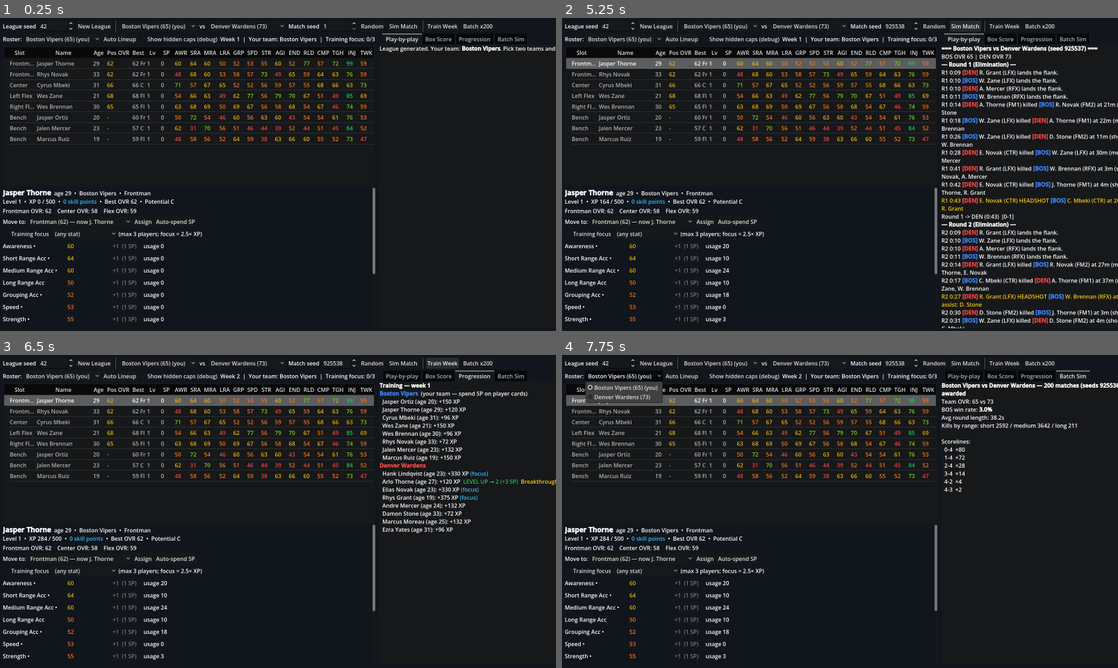
Above: before the commit, frames 1-4 (two rows, left to right).
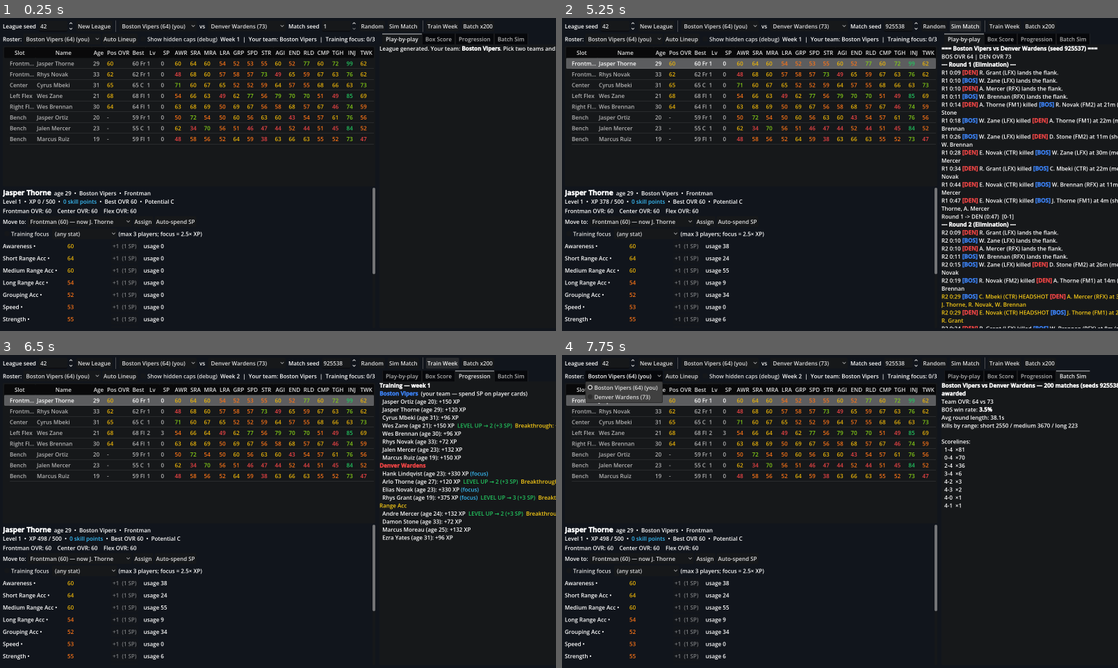
Above: after the commit, the same moments.

Repository: ncpawlak/SquadGame
Game: Godot game, scene res://scenes/main.tscn
Same seed, same stepped clock (60 frames per second), same inputs: the game is played once before the commit and once after it.
Inputs (mouse positions are in pixels of both pictures, inside the frame that each line leads up to):
- Up to frame 1 (0.25 s): no input
- Up to frame 2 (5.25 s): click "New League" at 0.5 s; click "New League" at 1.25 s; click (717, 27) at 2 s, where only the run before the commit has a clickable "Boston Vipers (65) (you)"; click (717, 27) at 2.75 s, where only the run after the commit has a clickable "Boston Vipers (64) (you)"; click "Denver Wardens (73)" at 3.5 s; click "Random" at 4.25 s; click "Sim Match" at 5 s
- Up to frame 3 (6.5 s): click "Train Week" at 5.75 s
- Up to frame 4 (7.75 s): click "Batch x200" at 6.5 s; click (623, 376) at 7.25 s, where only the run before the commit has a clickable "Boston Vipers (65) (you)"

The runs differ from the first frame. In frame 1, 0.2% of the frame differs, in the area x 8-66%, y 2-86%; in frame 2, 3.1%, in the area x 6-100%, y 2-100%; in frame 3, 1.4%; in frame 4, 0.5%.

Commit message:
Rework positional OVR weights per design feedback
Frontman: +long acc (0.5), +teamwork, composure 1.5, drop toughness.
Center: +short acc, +strength, +agility. Flex: reload 1.5, +teamwork.
Adjust generator archetypes to match.

Co-authored-by: Copilot App <223556219+Copilot@users.noreply.github.com>

Diff:
--- a/scripts/core/player_generator.gd
+++ b/scripts/core/player_generator.gd
@@ -19,15 +19,15 @@
 const ARCHETYPES := {
 	Scheme.Role.FRONTMAN: {
 		&"short_acc": 10, &"strength": 9, &"toughness": 9, &"agility": 3, &"reload": 5,
-		&"grouping": 4, &"long_acc": -10, &"medium_acc": -2, &"speed": -2, &"teamwork": -3,
+		&"grouping": 4, &"composure": 3, &"long_acc": -6, &"medium_acc": -2, &"speed": -2,
 	},
 	Scheme.Role.CENTER: {
 		&"awareness": 10, &"medium_acc": 9, &"long_acc": 8, &"teamwork": 9, &"composure": 6,
-		&"short_acc": -6, &"speed": -6, &"agility": -5, &"strength": -3,
+		&"short_acc": -3, &"speed": -6,
 	},
 	Scheme.Role.FLEX: {
 		&"speed": 11, &"agility": 10, &"endurance": 8, &"medium_acc": 4, &"short_acc": 2,
-		&"strength": -6, &"toughness": -6, &"long_acc": -4,
+		&"reload": 3, &"strength": -6, &"toughness": -6, &"long_acc": -4,
 	},
 }
 
--- a/scripts/core/scheme.gd
+++ b/scripts/core/scheme.gd
@@ -14,18 +14,19 @@
 ## OVR stat weights per role. Injury is intentionally absent until injuries are simulated.
 const ROLE_WEIGHTS := {
 	Role.FRONTMAN: {
-		&"short_acc": 3.0, &"strength": 2.0, &"toughness": 2.0, &"agility": 1.5,
-		&"reload": 1.5, &"grouping": 1.5, &"awareness": 1.0, &"composure": 1.0,
-		&"endurance": 1.0, &"medium_acc": 1.0, &"speed": 0.5,
+		&"short_acc": 3.0, &"strength": 2.0, &"agility": 1.5, &"reload": 1.5,
+		&"grouping": 1.5, &"composure": 1.5, &"awareness": 1.0, &"endurance": 1.0,
+		&"medium_acc": 1.0, &"teamwork": 1.0, &"long_acc": 0.5, &"speed": 0.5,
 	},
 	Role.CENTER: {
 		&"awareness": 3.0, &"medium_acc": 3.0, &"long_acc": 2.0, &"teamwork": 2.5,
-		&"composure": 2.0, &"grouping": 1.5, &"reload": 1.0, &"endurance": 0.5,
+		&"composure": 2.0, &"grouping": 1.5, &"short_acc": 1.0, &"strength": 1.0,
+		&"agility": 1.0, &"reload": 1.0, &"endurance": 0.5,
 	},
 	Role.FLEX: {
 		&"speed": 2.5, &"agility": 2.5, &"medium_acc": 2.0, &"endurance": 2.0,
-		&"short_acc": 1.5, &"awareness": 1.5, &"grouping": 1.0, &"reload": 1.0,
-		&"composure": 1.0,
+		&"short_acc": 1.5, &"awareness": 1.5, &"reload": 1.5, &"grouping": 1.0,
+		&"composure": 1.0, &"teamwork": 1.0,
 	},
 }
 
